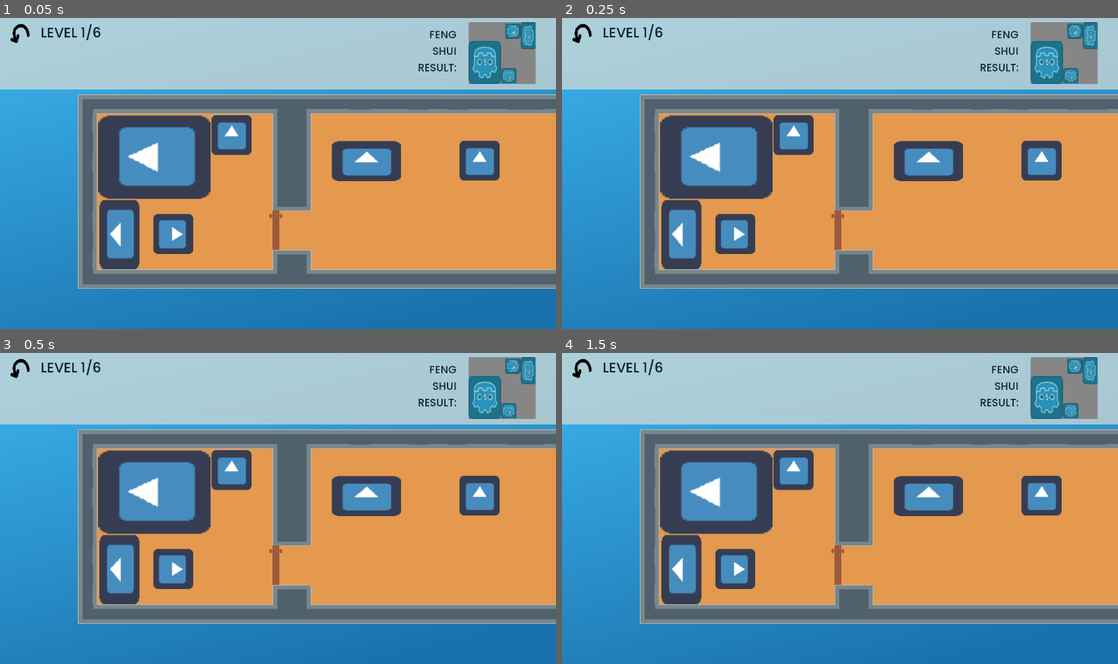
Above: before the commit, frames 1-4 (two rows, left to right).
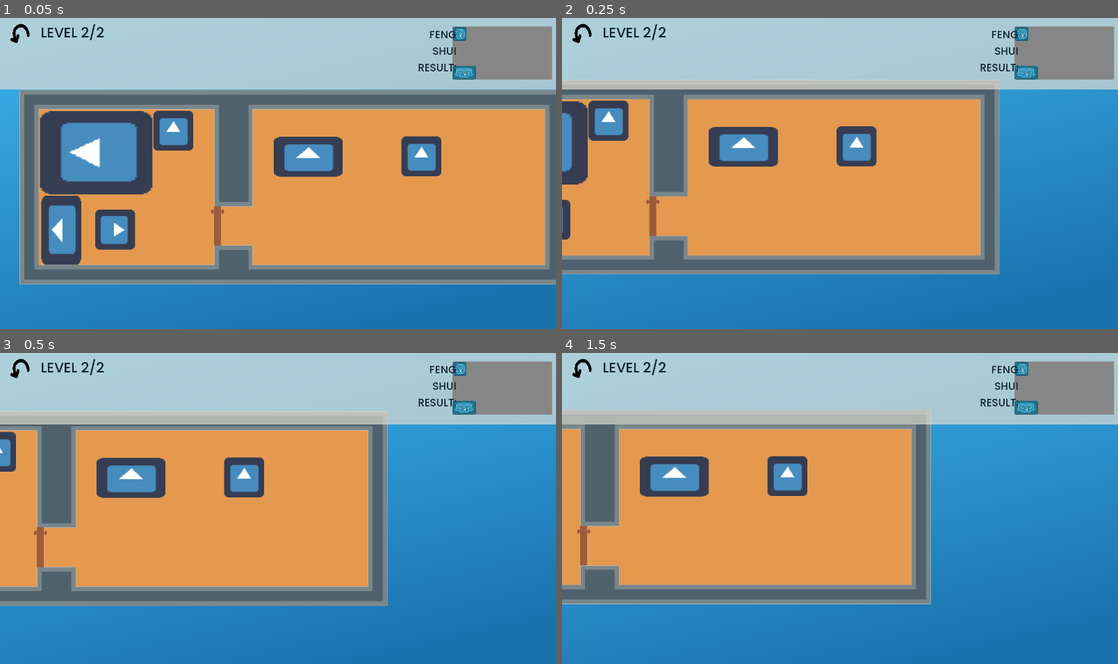
Above: after the commit, the same moments.

Repository: bushmin/Feng-Shui-Struggles
Game: Godot game, scene res://Views/Game/MainGame.tscn
Same seed, same stepped clock (60 frames per second), same inputs: the game is played once before the commit and once after it. The engine's default icon, where the game draws it, is replaced by a stand-in: a white triangle on a blue panel in a dark square.
Inputs (mouse positions are in pixels of both pictures, inside the frame that each line leads up to):
- Up to frame 1 (0.05 s): no input
- Up to frame 2 (0.25 s): no input
- Up to frame 3 (0.5 s): no input
- Up to frame 4 (1.5 s): move the mouse to (678, 570) at 0.52 s; click (678, 570) at 0.6 s; move the mouse to (717, 492) at 1.27 s; click (717, 492) at 1.35 s

The runs differ from the first frame. In frame 1, 37% of the frame differs, in the area x 3-100%, y 1-88%; in frame 2, 52%; in frame 3, 57%; in frame 4, 58%, in the area x 0-100%, y 1-88%.

Commit message:
better mouse out

Diff:
--- a/Objects/Furniture/Furniture.gd
+++ b/Objects/Furniture/Furniture.gd
@@ -4,6 +4,7 @@
 export var IdealObject: NodePath
 
 var holding = false
+var inside = false
 var holdPosition = Vector2.ZERO
 
 onready var MY_SIZE = $TextureRect.rect_size /  2
@@ -14,15 +15,8 @@
 
 var prevMousePos = Vector2.ZERO
 
-const SMALL_ROTATION = 0.1
-
-
-# Called when the node enters the scene tree for the first time.
-func _ready():
-	pass
 
 func disable_click():
-	#print('disabling_click')
 	holding = false
 
 func _physics_process(delta):
@@ -30,18 +24,17 @@
 	mouseDelta = newPos - prevMousePos
 	prevMousePos = newPos
 
-	if not holding or mouseDelta == Vector2.ZERO: return
+	if (global_position-newPos-CAMERA_POS).length()>MY_SIZE.length()*2:
+		inside = false
+
+	if not holding or not inside or mouseDelta == Vector2.ZERO: return
 
 	move_by(mouseDelta, delta)
-	#if not test_move(Transform2D(global_rotation +deltaTransform.deltaAngle, global_position), deltaTransform.deltaPos):
-	#	rotation += deltaTransform.deltaAngle
-	#elif not test_move(Transform2D(global_rotation +deltaTransform.deltaAngle*SMALL_ROTATION, global_position), deltaTransform.deltaPos):
-	#	rotation += deltaTransform.deltaAngle*SMALL_ROTATION
 
 
 
-func move_by(mouseDelta, timeDelta):
-	if is_zero_approx(mouseDelta.length()): return
+func move_by(mouseDelta, timeDelta, cycle = 0):
+	if cycle > 5 or is_zero_approx(mouseDelta.length()): return
 	var deltaTransform = get_block_transform(holdPosition, mouseDelta)
 	if not test_move(Transform2D(global_rotation +deltaTransform.deltaAngle, global_position), deltaTransform.deltaPos):
 		rotation += deltaTransform.deltaAngle
@@ -49,7 +42,7 @@
 	else:
 		#holdPosition += deltaTransform.deltaPos/2
 		holdPosition = to_local((CAMERA_POS+prevMousePos))
-		move_by(mouseDelta/2, timeDelta)
+		move_by(mouseDelta/2, timeDelta, cycle+1)
 
 func new_camera_position(pos):
 	CAMERA_POS = pos
@@ -77,3 +70,10 @@
 
 
 	return {"deltaPos":deltaCenterPos, "deltaAngle":deltaAngle}
+
+
+
+func _on_mouse_entered():
+	print('INS')
+	inside = true
+	holdPosition = to_local((CAMERA_POS+prevMousePos))
--- a/Objects/Furniture/Furniture.tscn
+++ b/Objects/Furniture/Furniture.tscn
@@ -23,3 +23,4 @@
 shape = SubResource( 1 )
 
 [connection signal="input_event" from="." to="." method="_on_input_event"]
+[connection signal="mouse_entered" from="." to="." method="_on_mouse_entered"]
--- a/Views/Game/MainGame.gd
+++ b/Views/Game/MainGame.gd
@@ -9,9 +9,9 @@
 
 
 func _ready():
-	Levels[currentLevel].activate()
-	$Camera2D.move_to(Levels[currentLevel])
-	#_on_win_room()
+	#Levels[currentLevel].activate()
+	#$Camera2D.move_to(Levels[currentLevel])
+	_on_win_room()
 
 func _input(event: InputEvent):
 	if event.is_action('press_mouse') and not event.is_pressed():
--- a/project.godot
+++ b/project.godot
@@ -64,6 +64,7 @@
 [rendering]
 
 quality/driver/driver_name="GLES2"
+2d/snapping/use_gpu_pixel_snap=true
 vram_compression/import_etc=true
 vram_compression/import_etc2=false
 environment/default_environment="res://default_env.tres"
